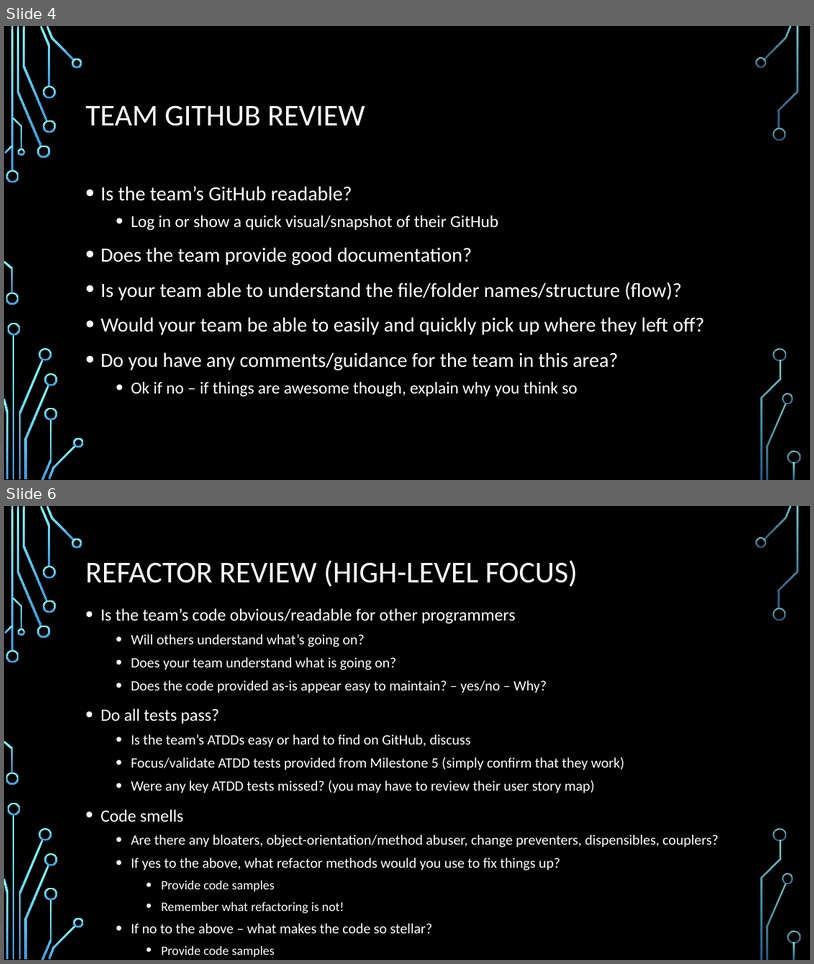
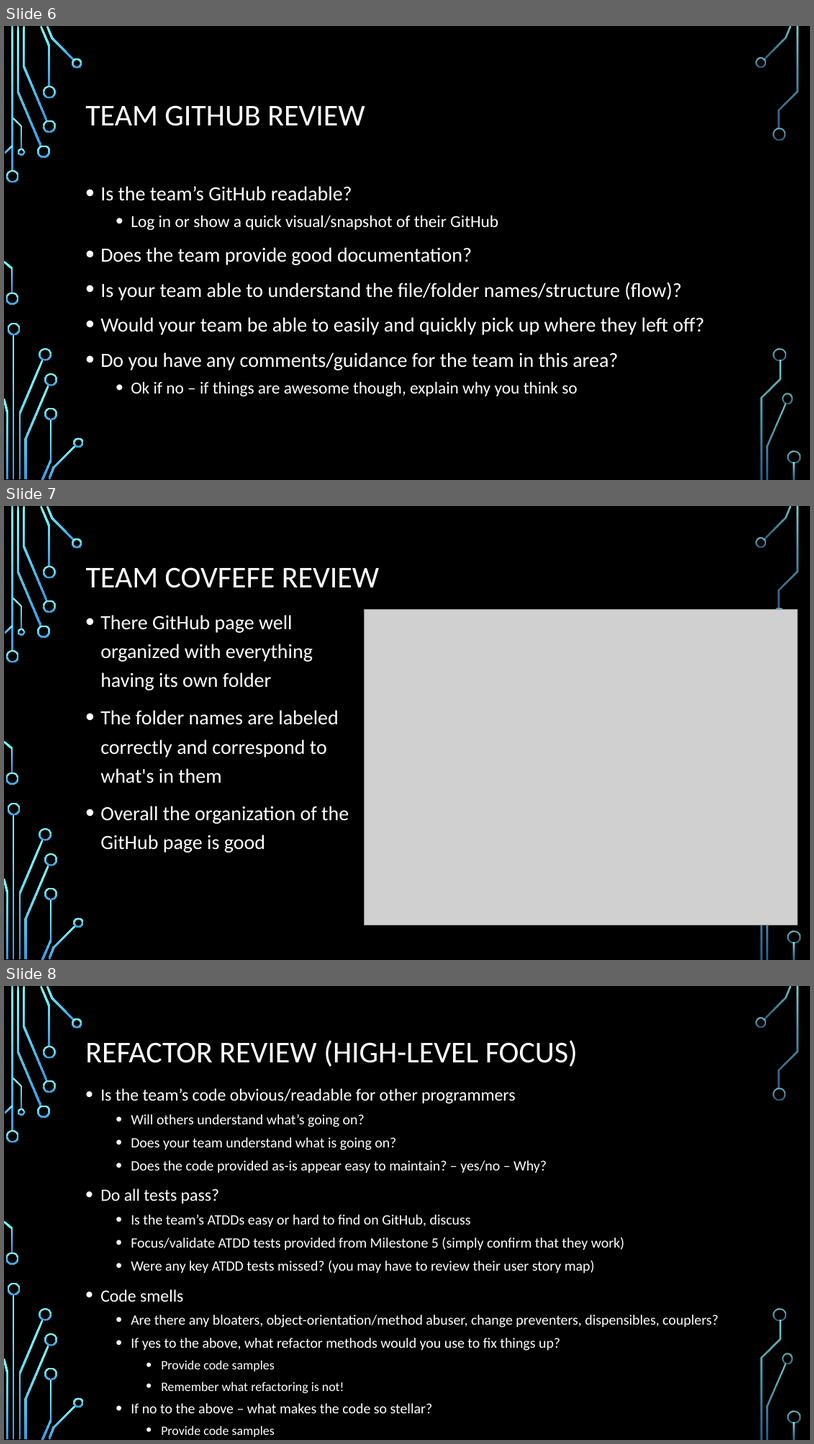
Before and after one commit to ureginastudent/PROJECT, a slide deck: Milestone 7/ENSE 470 Milestone 7.pptx. Shown one above the other, each under a label of ours: slides 4 and 6 before the commit, slides 6, 7 and 8 after it; the slides between them are not shown. The pictures are 814x964 and 814x1444 pixels, drawn with LibreOffice and Linux fonts; fonts in the diff are those of the drawing; grey boxes stand for pictures; background and template pictures are left out. Boxes give left, top, right and bottom in pixels: in the first picture for what was removed or moved away, otherwise in the second. Text is boxed around its words. In the diff, an @@ line names an element or a change of style, - is before the commit and + after.

Commit message:
Update: completed GitHub Review

```diff
--- a/Milestone 7/ENSE 470 Milestone 7.pptx
+++ b/Milestone 7/ENSE 470 Milestone 7.pptx
@@ slide 7 added at bbox=[4, 506, 810, 960], background picture (left out); not listed: 34 template elements that a slide beside it also shows @@
@@ title added at bbox=[86, 567, 379, 588], 36 pt, text #FFFFFF @@
+TEAM COVFEFE REVIEW
@@ picture added at bbox=[364, 610, 797, 924] @@
@@ text added at bbox=[100, 615, 349, 852], 24 pt, text #FFFFFF @@
+• There GitHub page well organized with everything having its own folder
+• The folder names are labeled correctly and correspond to what's in them
+• Overall the organization of the GitHub page is good
@@ what was slide 4 is now slide 6 @@
@@ what was slide 6 is now slide 8 @@
```
Also in this commit, not shown: 4 other slides added, 3 slides removed.
